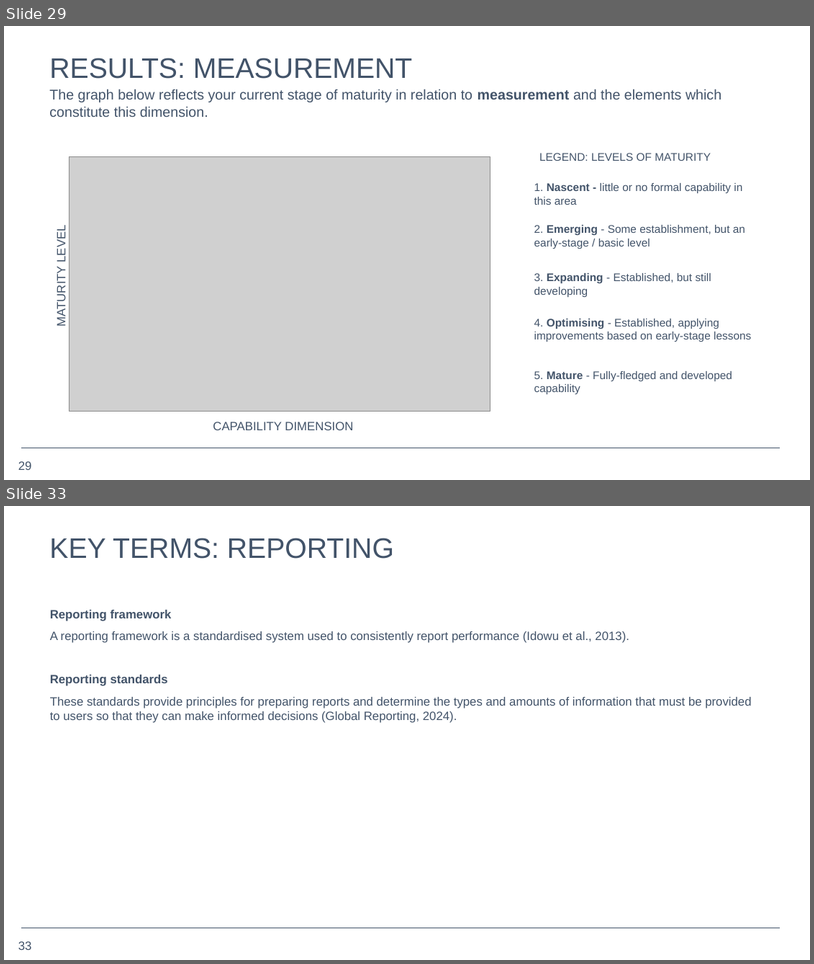
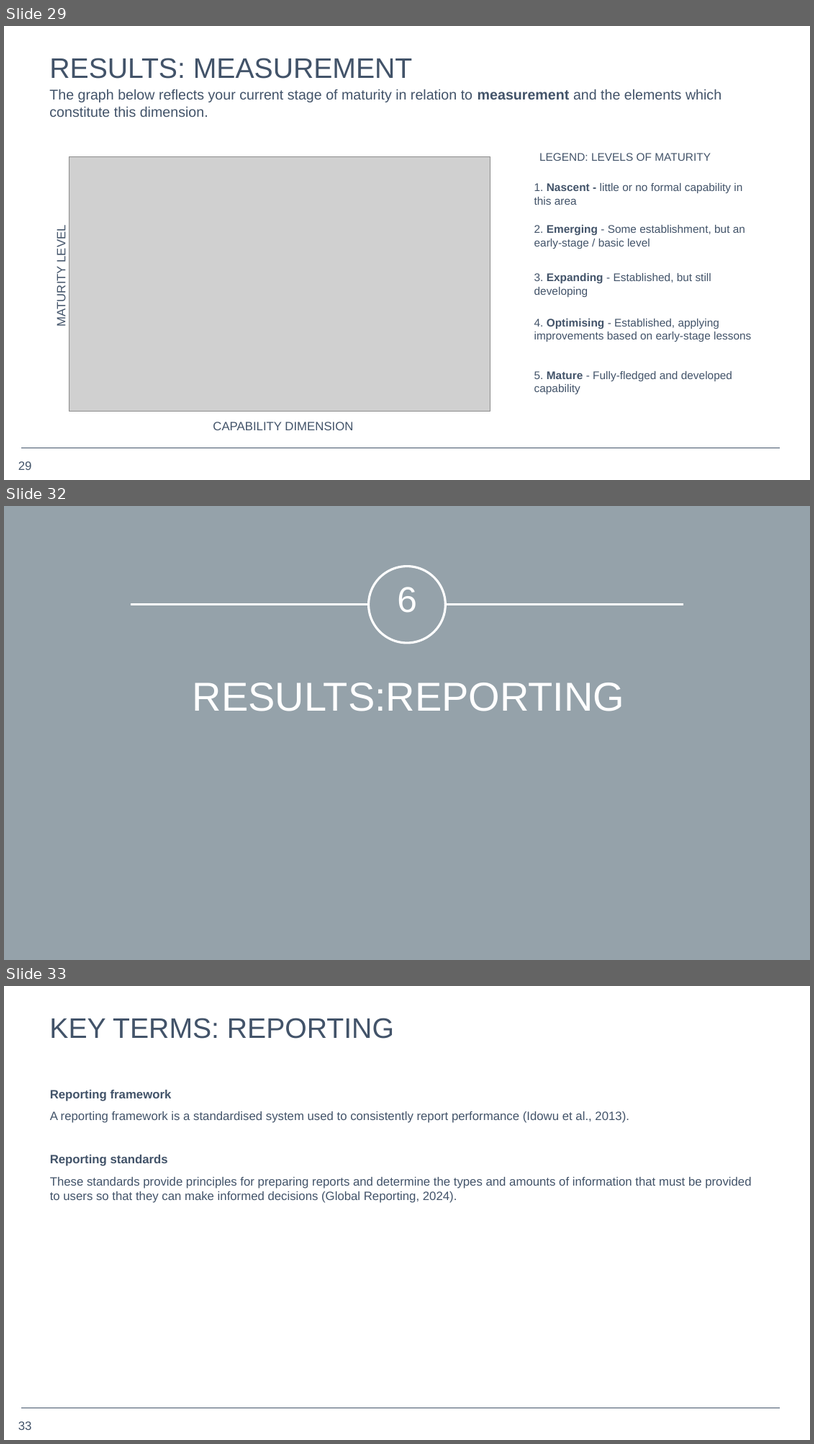
Before and after one commit to opus-meum/power-automate, a slide deck: Capability Assessment Report.pptx. Shown one above the other, each under a label of ours: slides 29 and 33 before the commit, slides 29, 32 and 33 after it; the slides between them are not shown. The pictures are 814x964 and 814x1444 pixels, drawn with LibreOffice and Linux fonts; fonts in the diff are those of the drawing; grey boxes stand for pictures; background and template pictures are left out. Boxes give left, top, right and bottom in pixels: in the first picture for what was removed or moved away, otherwise in the second. Text is boxed around its words. In the diff, an @@ line names an element or a change of style, - is before the commit and + after.

```diff
--- a/Capability Assessment Report.pptx
+++ b/Capability Assessment Report.pptx
@@ slide 32 added at (x1=4, y1=506, x2=810, y2=960), background #95A2AA @@
@@ ellipse added at (x1=369, y1=566, x2=446, y2=643), fill #95A2AA, outline #FFFFFF 2.25 pt @@
@@ text added at (x1=397, y1=587, x2=417, y2=613), 35.6 pt, text #FFFFFF @@
+6
@@ line added from (131, 605) to (684, 605), #FFFFFF 2 pt @@
@@ title added at (x1=193, y1=682, x2=625, y2=711), 40 pt, text #FFFFFF @@
+RESULTS:REPORTING
```
Also in this commit, not shown: 11 slides changed, 1 slide removed, 1 other file.
